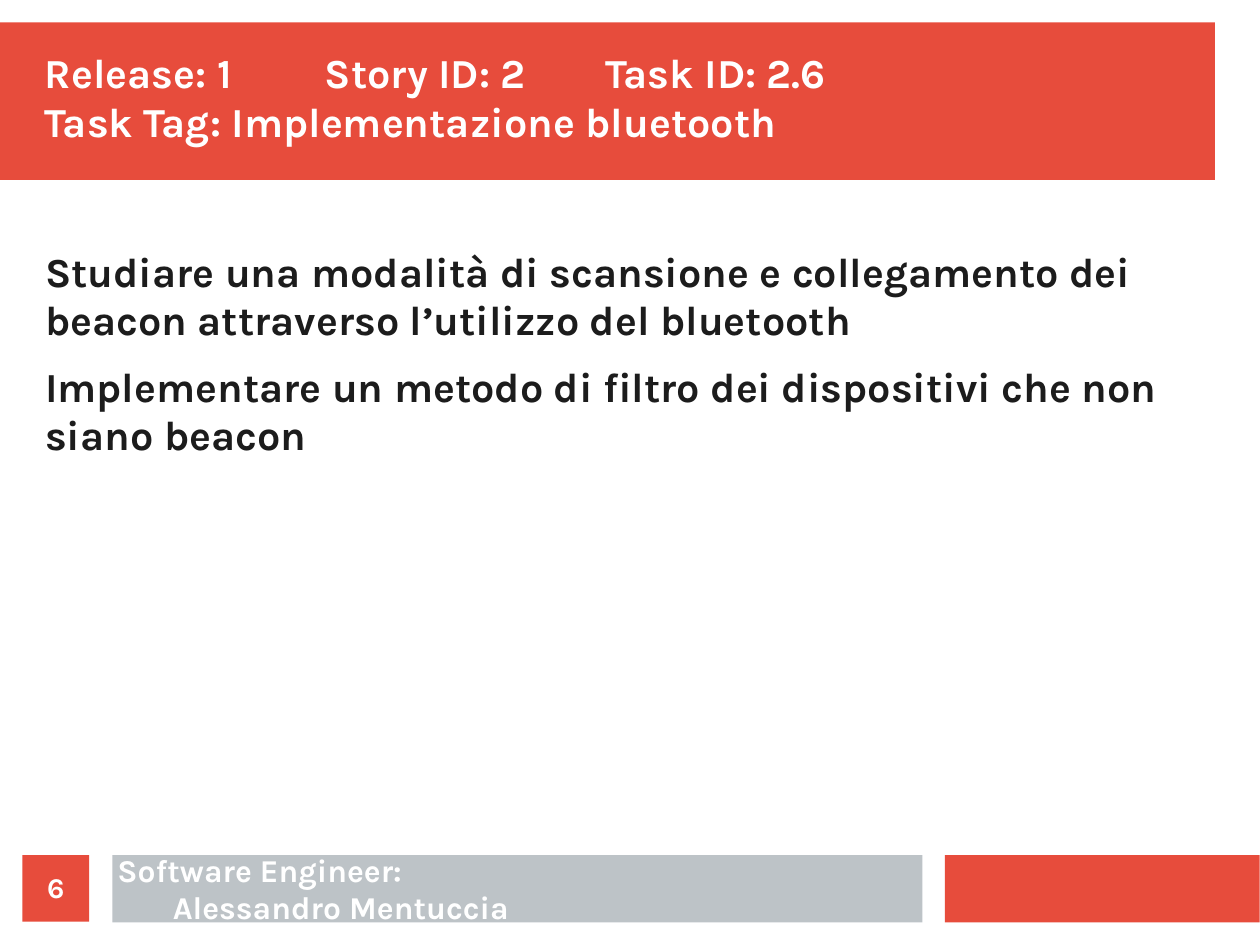
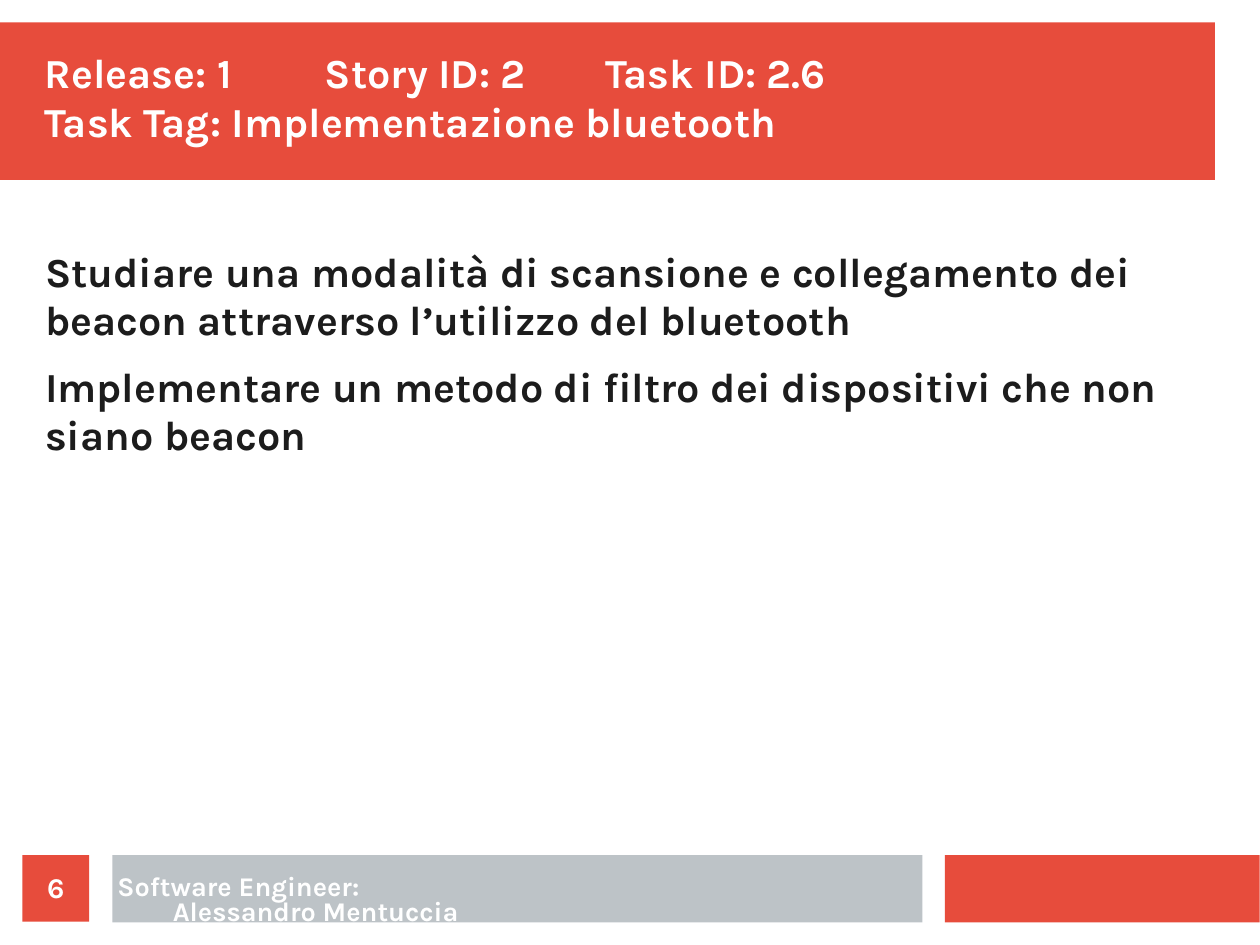
Before and after one commit to ecorradini/ProgettoIDS, a slide deck: slide 6 of AnalisiRequisiti/Task/UT2/TaskGestioneMappeClient.ppt. Drawn at 1260x945 pixels with LibreOffice and Linux fonts; fonts in the diff are those of the drawing. Boxes give left, top, right and bottom in pixels: in the first picture for what was removed or moved away, otherwise in the second. Text is boxed around its words. In the diff, an @@ line names an element or a change of style, - is before the commit and + after.

```diff
--- a/AnalisiRequisiti/Task/UT2/TaskGestioneMappeClient.ppt
+++ b/AnalisiRequisiti/Task/UT2/TaskGestioneMappeClient.ppt
@@ text "Software Engineer: Alessandro Mentuccia" at box(117, 877, 459, 928): size 20 to 17 pt; line spacing 0.98 to 0.78 @@
```
Also in this commit, not shown: 3 other slides changed, 2 other files.
